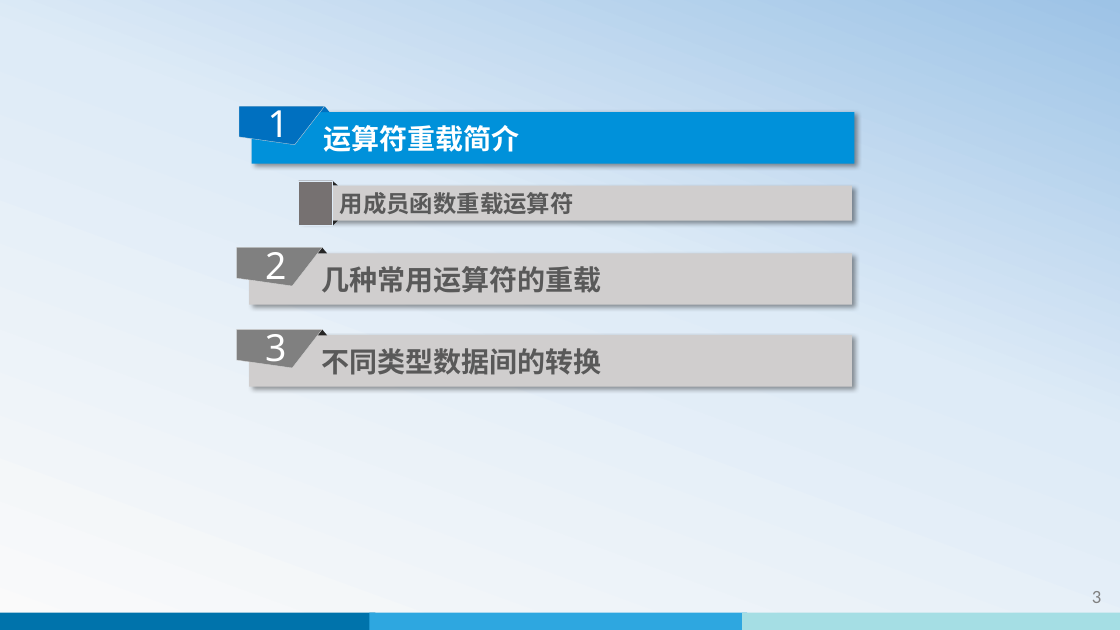
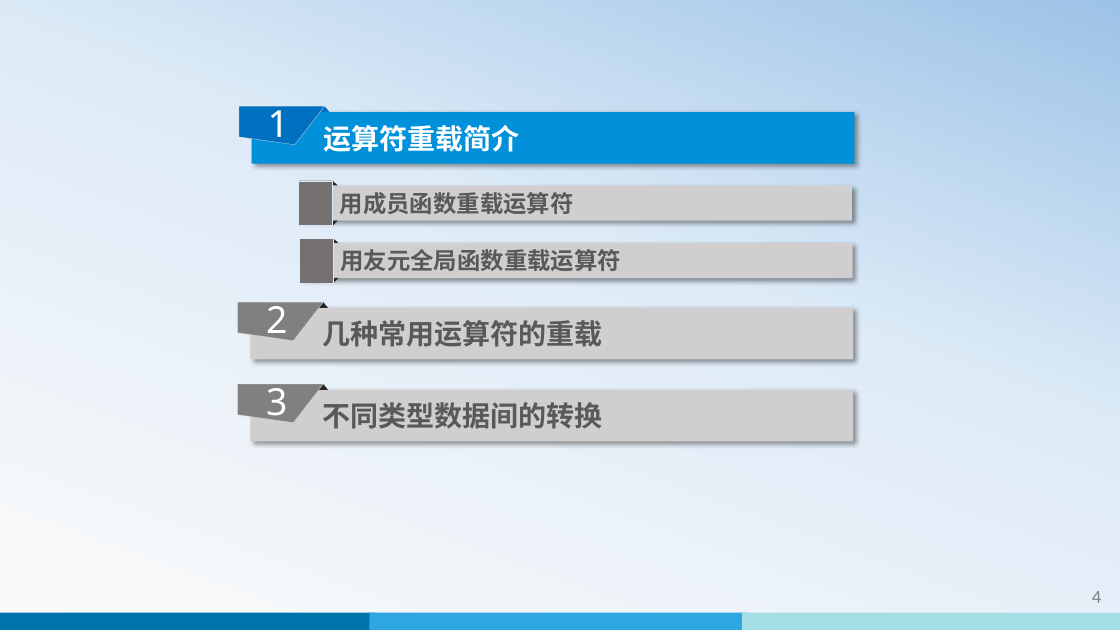
Before and after one commit to WeiMuYang/course-for-class, a slide deck: slide 5 of 16-object-oriented-programming-Cpp/01-oop-cpp-ppt/14-运算符重载.pptx (slide 4 before the commit). Drawn at 1120x630 pixels with LibreOffice and Linux fonts; fonts in the diff are those of the drawing. Boxes give left, top, right and bottom in pixels: in the first picture for what was removed or moved away, otherwise in the second. Text is boxed around its words. In the diff, an @@ line names an element or a change of style, - is before the commit and + after.

Commit message:
更新14-运算符重载

```diff
--- a/16-object-oriented-programming-Cpp/01-oop-cpp-ppt/14-运算符重载.pptx
+++ b/16-object-oriented-programming-Cpp/01-oop-cpp-ppt/14-运算符重载.pptx
@@ group added at (299,239,852,283): 2 rectangles, 2 triangles @@
+用友元全局函数重载运算符
@@ 2 rectangles, 2 freeform shapes, 2 triangles: place and size @@
-2 rectangles, 2 freeform shapes, 2 triangles at (237,248,852,386)
+2 rectangles, 2 freeform shapes, 2 triangles at (238,302,853,441)
@@ page number at (1092,591,1101,603): text changed @@
-3
+4
```
Also in this commit, not shown: 17 other slides changed, 28 slides added, 1 slide removed.
